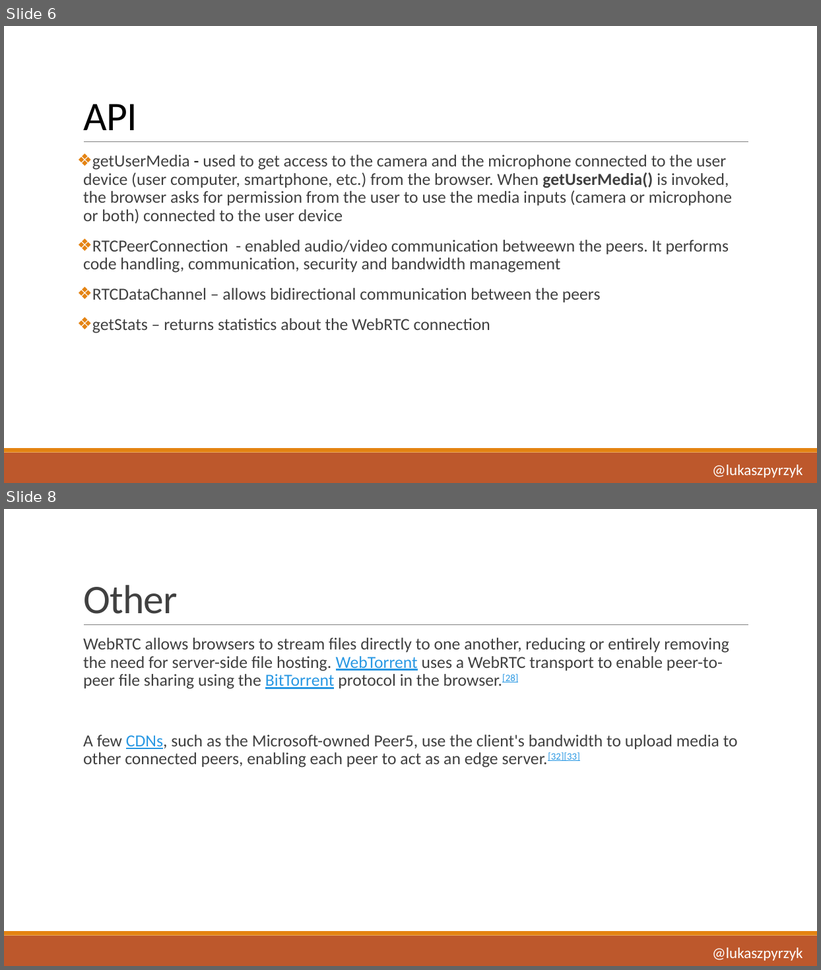
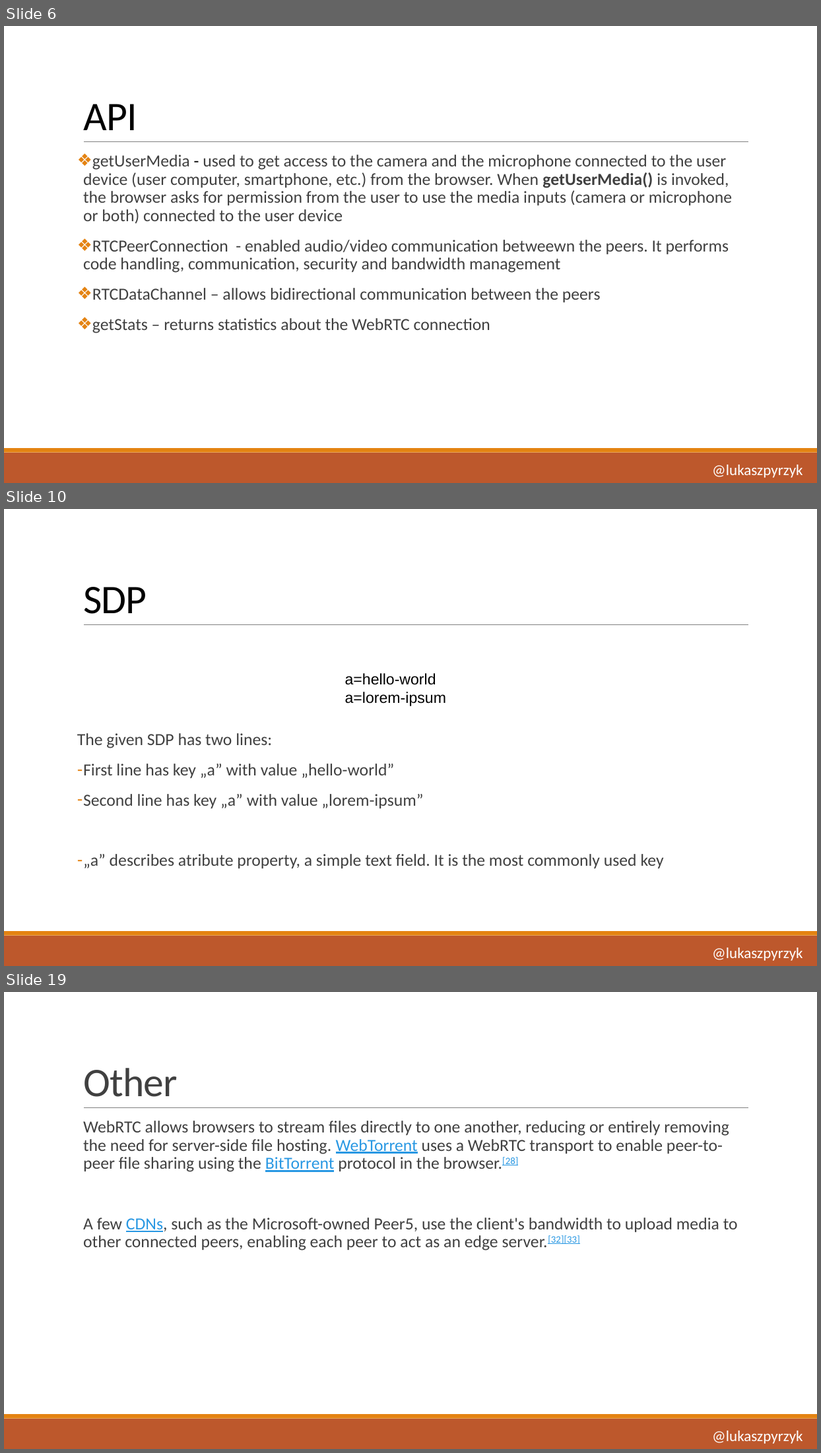
Before and after one commit to lukasz-pyrzyk/webrtc-dotnet, a slide deck: WebRTC with.pptx. Shown one above the other, each under a label of ours: slides 6 and 8 before the commit, slides 6, 10 and 19 after it; the slides between them are not shown. The pictures are 821x970 and 821x1453 pixels, drawn with LibreOffice and Linux fonts; fonts in the diff are those of the drawing. Boxes give left, top, right and bottom in pixels: in the first picture for what was removed or moved away, otherwise in the second. Text is boxed around its words. In the diff, an @@ line names an element or a change of style, - is before the commit and + after.

```diff
--- a/WebRTC with.pptx
+++ b/WebRTC with.pptx
@@ slide 10 added at [4,509,817,966], background #FFFFFF; not listed: 3 template elements that a slide beside it also shows @@
@@ title added at [83,587,147,614], 48 pt, text #000000 @@
+SDP
@@ text added at [345,673,446,706], 18 pt, text #000000 @@
+a=hello-world
+a=lorem-ipsum
@@ text added at [77,733,664,869], 20 pt, text #404040 @@
+The given SDP has two lines:
+– First line has key „a” with value „hello-world”
+– Second line has key „a” with value „lorem-ipsum”
+– „a” describes atribute property, a simple text field. It is the most commonly used key
@@ text added at [712,948,803,961], 18 pt, text #FFFFFF @@
+@lukaszpyrzyk
@@ what was slide 8 is now slide 19 @@
```
Also in this commit, not shown: 1 slide changed, 11 other slides added.
